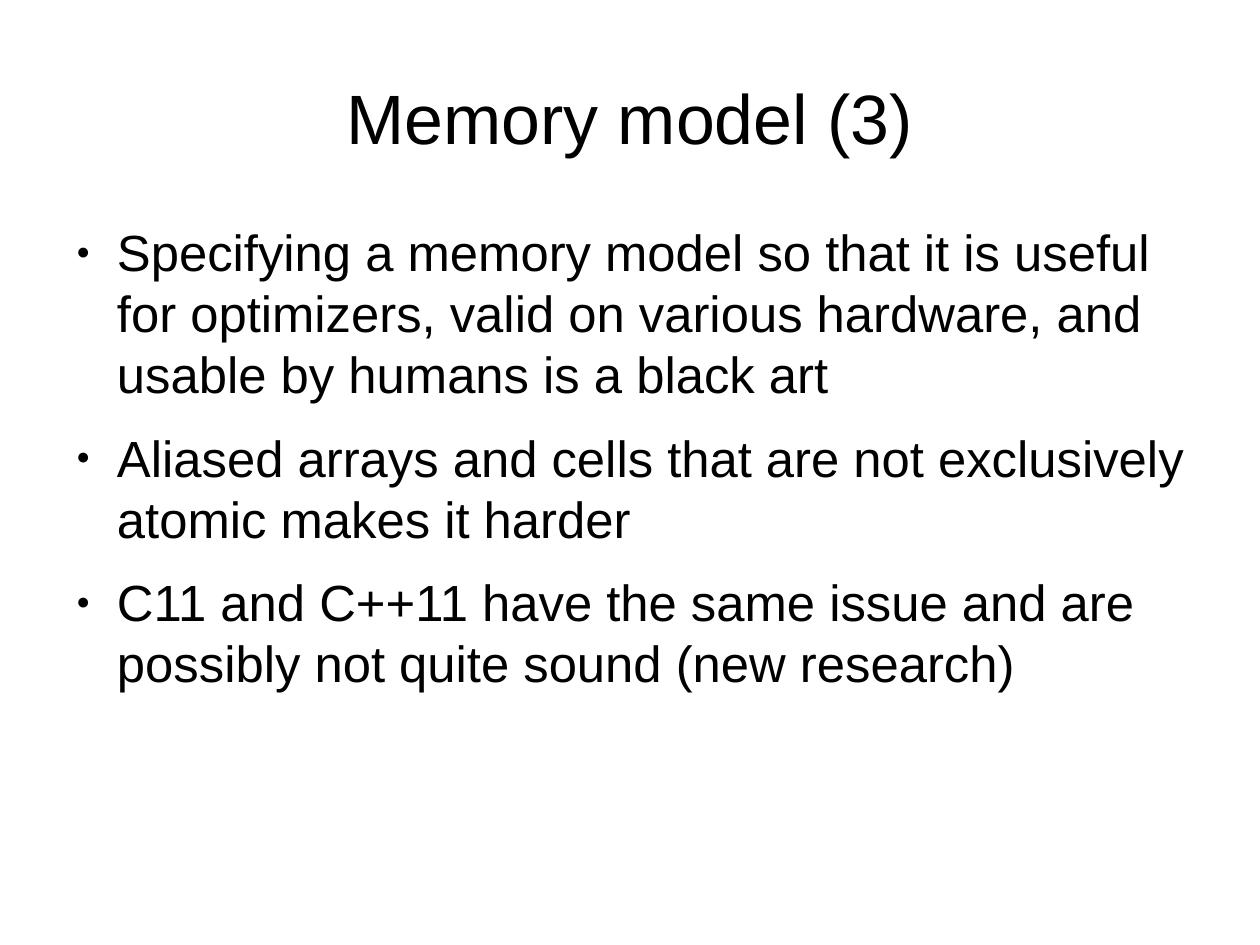
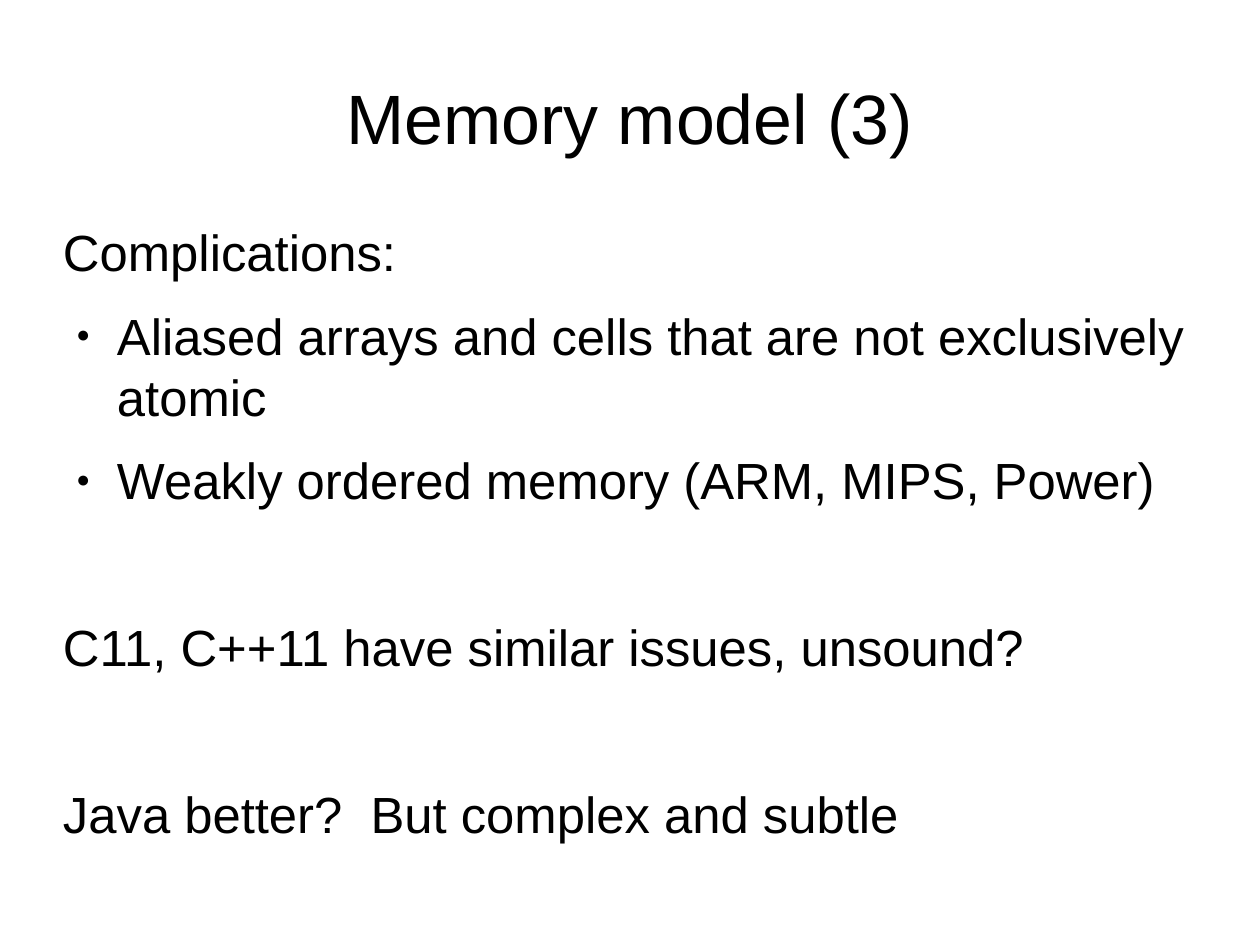
Before and after one commit to tc39/proposal-ecmascript-sharedmem, a slide deck: slide 13 of tc39/presentation-sept-2015.odp. Drawn at 1260x945 pixels with LibreOffice and Linux fonts; fonts in the diff are those of the drawing. Boxes give left, top, right and bottom in pixels: in the first picture for what was removed or moved away, otherwise in the second. Text is boxed around its words. In the diff, an @@ line names an element or a change of style, - is before the commit and + after.

Commit message:
Update

```diff
--- a/tc39/presentation-sept-2015.odp
+++ b/tc39/presentation-sept-2015.odp
@@ text at (63, 234, 1184, 844): text changed @@
-● Specifying a memory model so that it is useful for optimizers, valid on various hardware, and usable by humans is a black art
-● Aliased arrays and cells that are not exclusively atomic makes it harder
-● C11 and C++11 have the same issue and are possibly not quite sound (new research)
+Complications:
+● Aliased arrays and cells that are not exclusively atomic
+● Weakly ordered memory (ARM, MIPS, Power)
+C11, C++11 have similar issues, unsound?
+Java better? But complex and subtle
```
Also in this commit, not shown: 6 other slides changed, 6 slides added, 1 slide removed.
